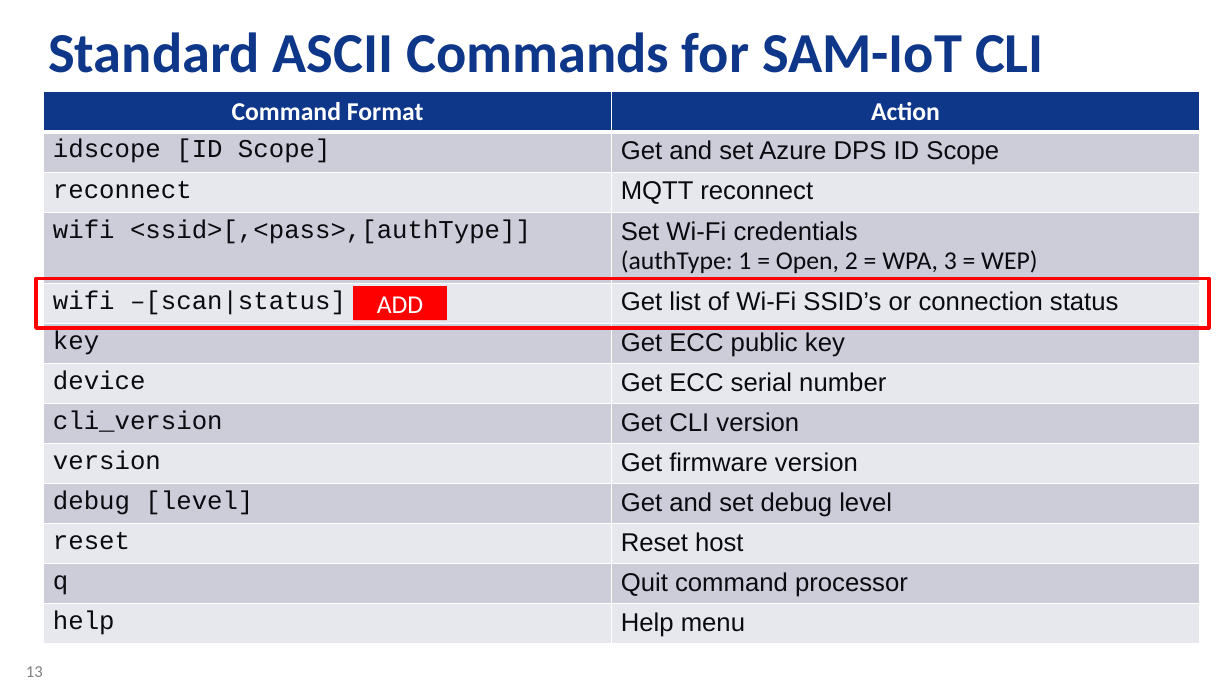
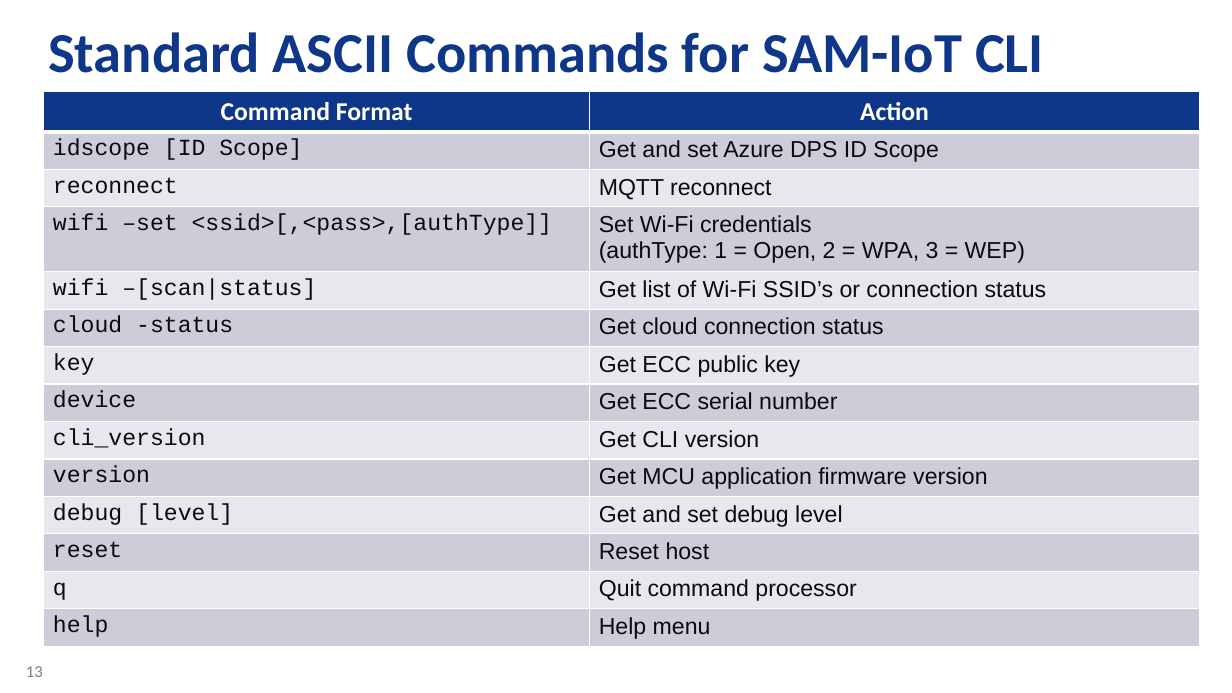
Before and after one commit to Azure-Samples/Microchip-SAM-IoT-Wx, a slide deck: slide 13 of AO-Smith-MSFT-MCHP-r6.pptx. Drawn at 1232x693 pixels with LibreOffice and Linux fonts; fonts in the diff are those of the drawing; background and template pictures are left out. Boxes give left, top, right and bottom in pixels: in the first picture for what was removed or moved away, otherwise in the second. Text is boxed around its words. In the diff, an @@ line names an element or a change of style, - is before the commit and + after.

```diff
--- a/AO-Smith-MSFT-MCHP-r6.pptx
+++ b/AO-Smith-MSFT-MCHP-r6.pptx
@@ table at <box>43,91,1200,646</box> @@
-row 4, column 1: wifi <ssid>[,<pass>,[authType]]
+row 4, column 1: wifi –set <ssid>[,<pass>,[authType]]
+row 6: cloud -status | Get cloud connection status
-row 10, column 2: Get firmware version
+row 10, column 2: Get MCU application firmware version
@@ rectangle removed at <box>36,278,1209,328</box> @@
@@ rectangle removed at <box>353,287,447,321</box> @@
-ADD
```
Also in this commit, not shown: 1 slide added, 3 other files.
